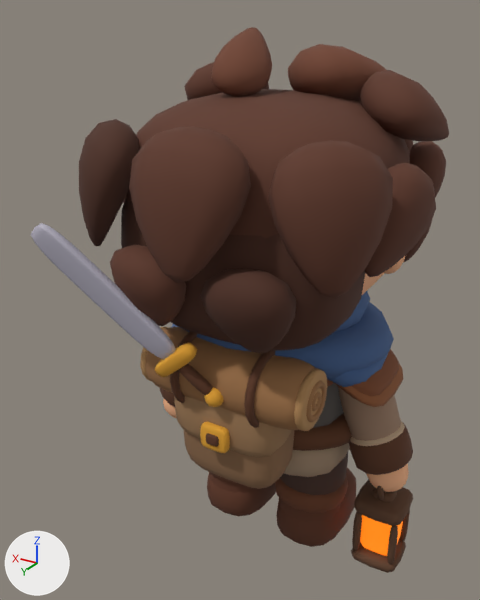
An edit to the glTF model demo/assets/hunter.glb, drawn before and after from the same camera.
Rendered twice from a 50 mm camera at (-0.613, 1.187, 1.162) aimed at (0.059, 0.066, 0.602). The axes (+X, +Y, +Z) are drawn at lower left. The lights are the same throughout. The picture after the commit comes second. Where no turn or scale is listed for an object, it has been applied to the vertices.

The first picture shows 'Bedroll', 'Boot_L', 'Boot_R', 'Bracer_R', 'Hair', 'Lantern', 'Pack', 'Pauldrons', 'Scarf', 'Sleeve_R', 'Sword', 'TunicHem' and 7 more.
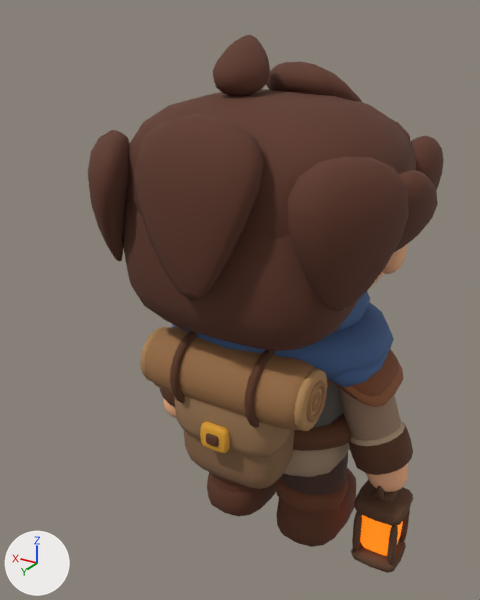
Location of each change, [x1, y1, x2, y2] in pixels of the pictures (480 x 600 px; the box of a moved part takes in the faces that stretch with it):
'Hair', reshaped: before [79, 27, 449, 353]; after [88, 35, 444, 351]
'Sword', deleted: before [31, 223, 224, 407]
    faces in mat_m_blade (light grey #b9b5c4): [31, 223, 176, 359]
    faces in mat_m_gold (orange #e1a12e): [155, 342, 224, 407]
    faces in mat_m_leather_dark (brown #5c3620): [178, 364, 213, 395]
part 1 of me_hair, rebuilt: before [364, 163, 436, 277]; after [394, 170, 438, 252]
part 2 of me_hair, rebuilt: before [410, 141, 446, 197]; after [410, 136, 444, 190]
part 3 of me_hair, rebuilt (7% wider, 19% taller): before [129, 126, 251, 283]; after [134, 114, 264, 301]
part 4 of me_hair, rebuilt (30% narrower): before [79, 119, 139, 246]; after [88, 130, 130, 261]
part 5 of me_hair, rebuilt (6% narrower, 13% shorter): before [211, 27, 272, 97]; after [213, 35, 270, 96]
part 6 of me_hair, rebuilt: before [268, 140, 393, 299]; after [288, 157, 409, 311]
part 7 of me_hair, added (brown): after [266, 62, 362, 102]
part 8 of me_hair, deleted: before [110, 70, 449, 353]
part 9 of me_hair, moved or reshaped: before [121, 44, 413, 351]; after [123, 89, 416, 351]

The edits, one by one:
me_hair is used by ob_hair; location (0.0, 0.0, 0.0).
me_hair had 1824 vertices, 3568 faces and spanned x -0.327..0.327, y -0.319..0.387, z 0.585..1.14.
me_hair now has 1418 vertices, 2784 faces and spans x -0.322..0.322, y -0.296..0.351, z 0.585..1.127.
me_hair part 1: the loose piece of 72 vertices spanning x -0.327..-0.231, y 0.002..0.173, z 0.742..0.934 is rebuilt with 98 vertices and now spans x -0.322..-0.227, y -0.027..0.141, z 0.752..0.921.
me_hair part 2: the loose piece of 72 vertices spanning x -0.274..-0.186, y -0.258..-0.125, z 0.771..0.922 is rebuilt with 98 vertices and now spans x -0.271..-0.193, y -0.241..-0.09, z 0.786..0.936.
me_hair part 3: the loose piece of 72 vertices spanning x -0.106..0.106, y 0.265..0.387, z 0.757..1.0 is rebuilt with 98 vertices and now spans x -0.122..0.122, y 0.247..0.351, z 0.709..1.015.
me_hair part 4: the loose piece of 72 vertices spanning x 0.14..0.303, y 0.184..0.346, z 0.755..0.989 is rebuilt with 98 vertices and now spans x 0.169..0.317, y 0.154..0.326, z 0.71..0.964, in mat_m_hair (brown #5e3626).
me_hair part 5: the loose piece of 72 vertices spanning x -0.008..0.088, y -0.001..0.153, z 1.025..1.14 is rebuilt with 98 vertices and now spans x -0.007..0.084, y 0.019..0.15, z 1.025..1.127, in mat_m_hair (brown #5e3626).
me_hair part 6: the loose piece of 72 vertices spanning x -0.303..-0.14, y 0.184..0.346, z 0.755..0.989 is rebuilt with 98 vertices and now spans x -0.317..-0.169, y 0.154..0.326, z 0.71..0.964.
me_hair part 7: a new loose piece of 98 vertices spanning x -0.139..0.086, y -0.236..0.026, z 0.881..1.077, in mat_m_hair (brown #5e3626).
me_hair part 8: 6 loose pieces with 432 vertices, spanning x -0.298..0.301, y -0.261..0.362, z 0.62..1.069, are deleted.
me_hair part 9: 804 vertices removed from x -0.255..0.258, y -0.313..0.297, z 0.589..1.11; 426 vertices added at x -0.27..0.27, y -0.237..0.295, z 0.591..1.024.
Other edits to the shape of me_hair do not show in these pictures.
me_hair no longer uses material mat_m_hair_dark (brown #4e2c1e).
me_hair no longer uses material mat_m_hair_light (brown #70412d).
Object 'Sword' (ob_sword) is deleted.
